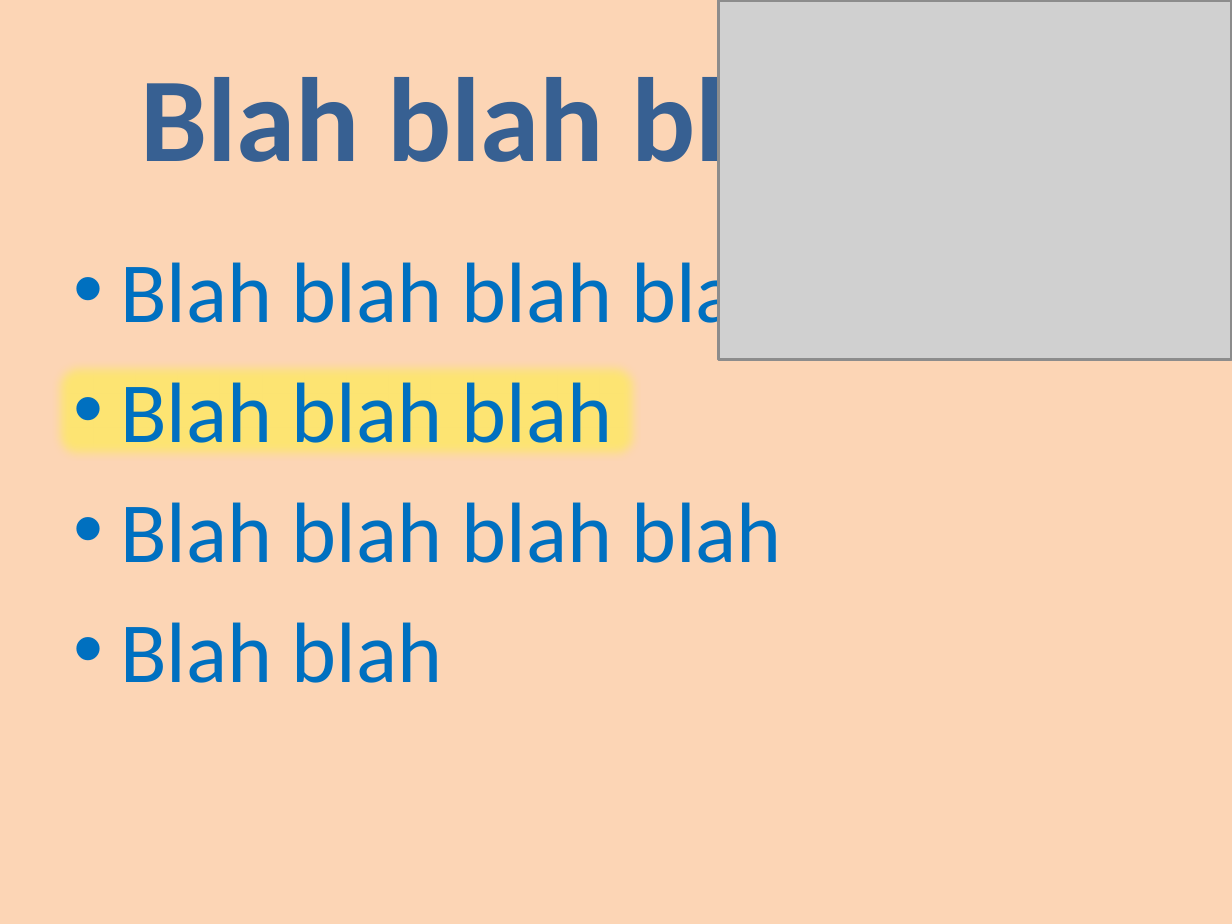
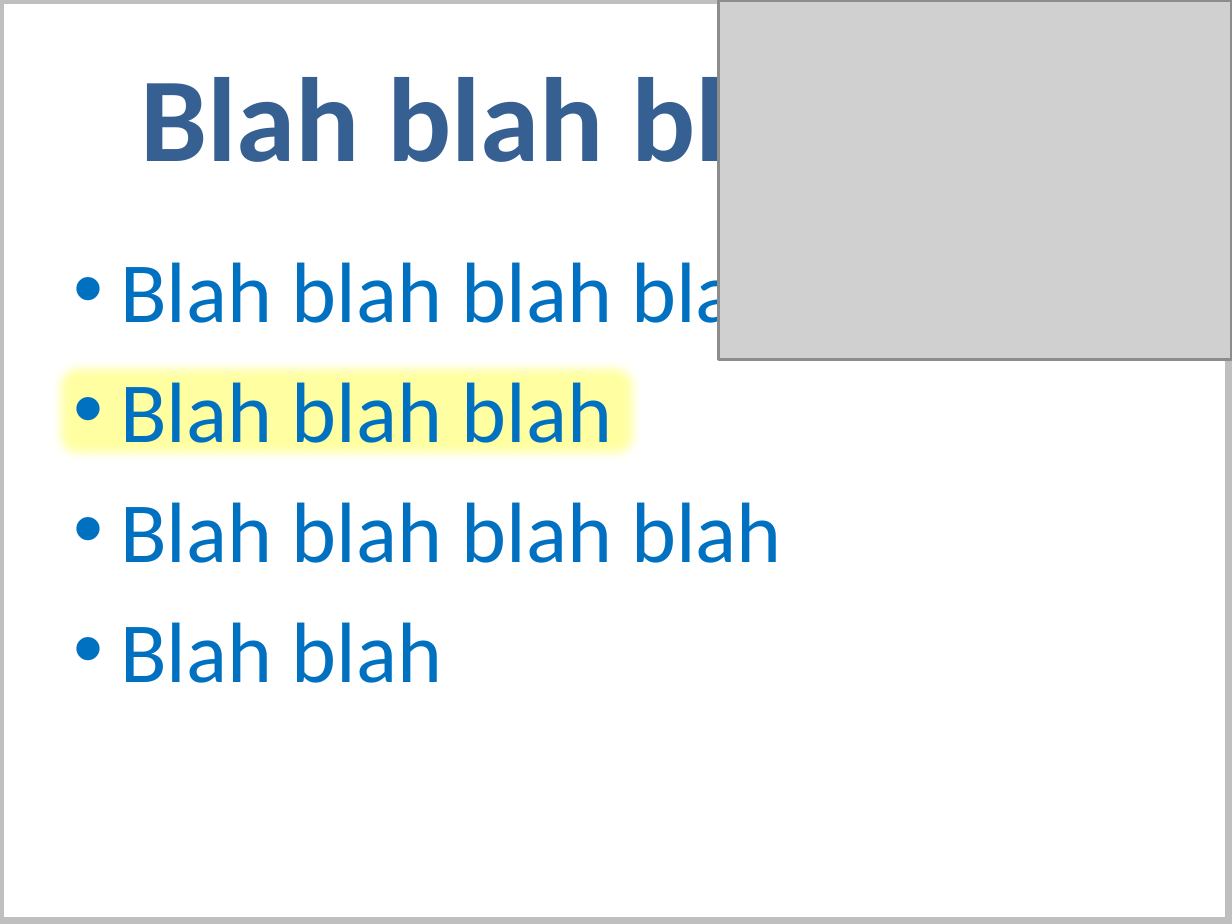
Before and after one commit to PowerPointLabs/PowerPointLabs, a slide deck: slide 4 of doc/Highlight points gif.pptx. Drawn at 1232x924 pixels with LibreOffice and Linux fonts; fonts in the diff are those of the drawing; grey boxes stand for pictures. Boxes give left, top, right and bottom in pixels: in the first picture for what was removed or moved away, otherwise in the second. Text is boxed around its words. In the diff, an @@ line names an element or a change of style, - is before the commit and + after.

```diff
--- a/doc/Highlight points gif.pptx
+++ b/doc/Highlight points gif.pptx
@@ background #FCD5B5 to #FFFFFF @@
@@ rectangle added at (x1=0, y1=0, x2=1229, y2=921), outline #BFBFBF 2 pt @@
```
Also in this commit, not shown: 7 other slides changed, 2 other files.
